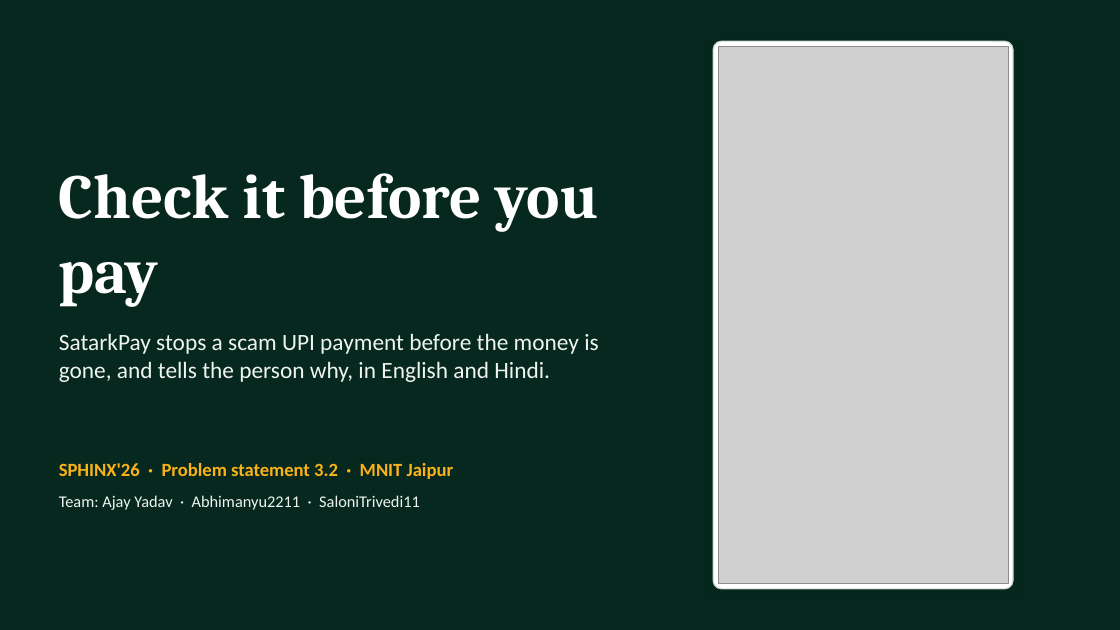
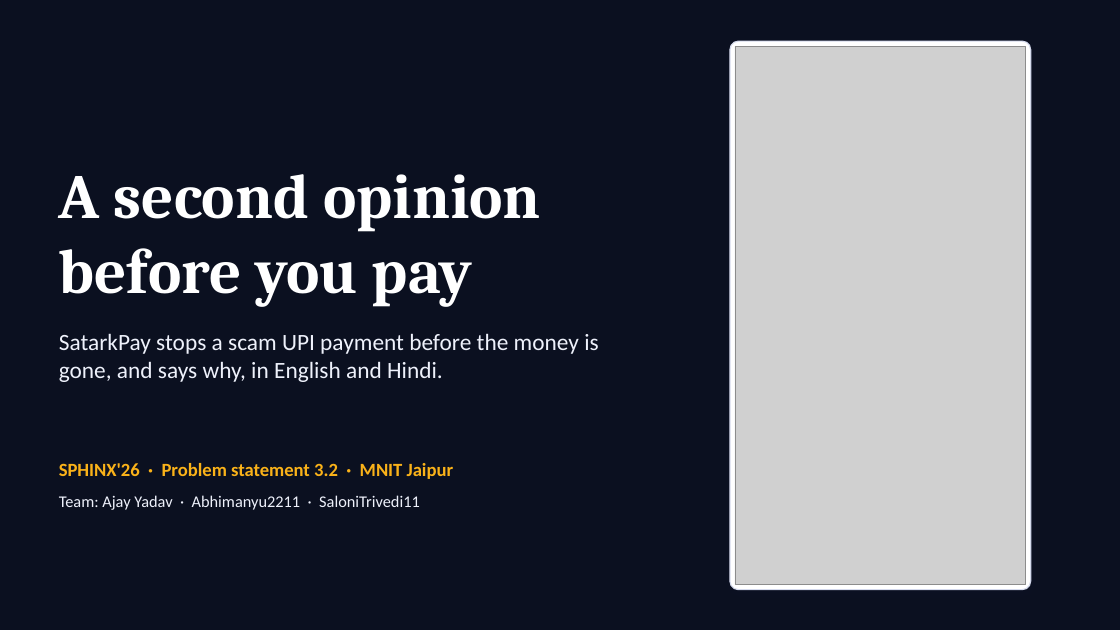
Before and after one commit to ajayyadav432/SatarkPay, a slide deck: slide 1 of docs/SatarkPay_Pitch.pptx. Drawn at 1120x630 pixels with LibreOffice and Linux fonts; fonts in the diff are those of the drawing; grey boxes stand for pictures. Boxes give left, top, right and bottom in pixels: in the first picture for what was removed or moved away, otherwise in the second. Text is boxed around its words. In the diff, an @@ line names an element or a change of style, - is before the commit and + after.

Commit message:
Stronger pitch: story first, new look, adoption plan, one-minute version
- Deck matches the logo and app colours, with fresh screens
- New slides: the story, why this is different, a real API answer with an adoption plan, a closing slide with the link
- Demo script gains a one-minute pitch

```diff
--- a/docs/SatarkPay_Pitch.pptx
+++ b/docs/SatarkPay_Pitch.pptx
@@ background #06281F to #0B1020 @@
@@ rounded rectangle: place and size @@
-rounded rectangle at (713, 41, 1013, 589)
+rounded rectangle at (730, 41, 1031, 590)
@@ rounded rectangle at (730, 41, 1031, 590): outline #C9D8D1 1 pt to #D4D9EC 1 pt; shadow changed @@
@@ picture: place and size @@
-picture at (718, 46, 1008, 584)
+picture at (735, 46, 1026, 585)
@@ title at (59, 174, 541, 307): text changed @@
-Check it before you pay
+A second opinion before you pay
@@ text at (59, 333, 598, 382): text changed; text colour #EEF4F1 to #EEF1FB @@
-SatarkPay stops a scam UPI payment before the money is gone, and tells the person why, in English and Hindi.
+SatarkPay stops a scam UPI payment before the money is gone, and says why, in English and Hindi.
@@ text "Team: Ajay Yadav · Abhimanyu2211 ..." at (59, 495, 420, 510): text colour #EEF4F1 to #EEF1FB @@
```
Also in this commit, not shown: 7 other slides changed, 4 slides added, 1 slide removed, 1 other file.
